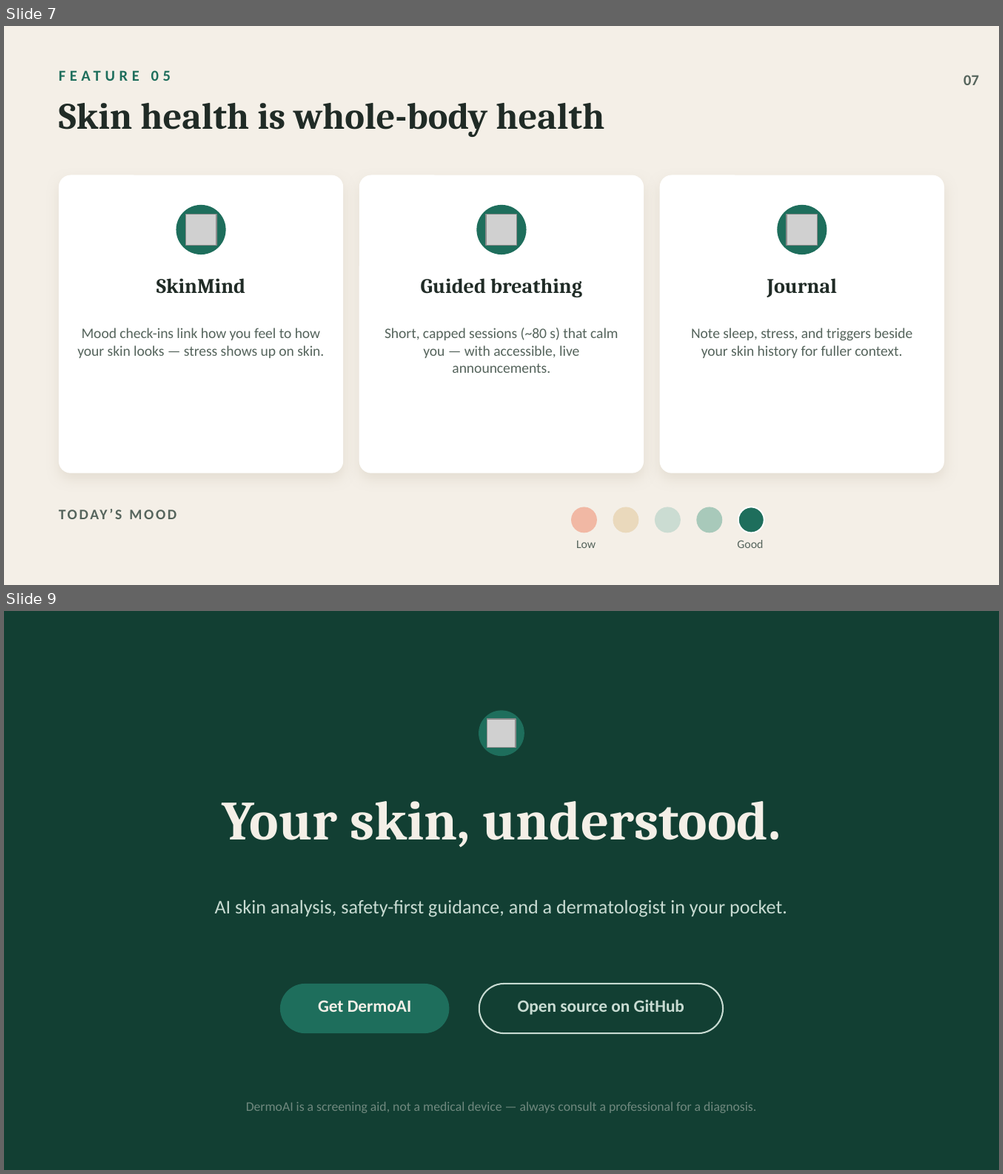
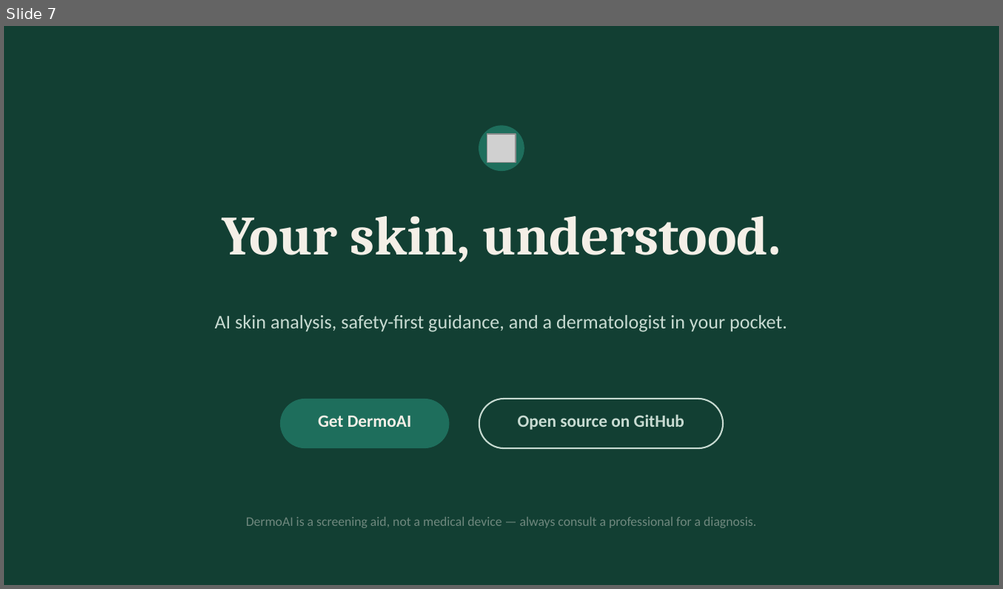
Before and after one commit to IshanAsati/dermoai-android, a slide deck: DermoAI_Pitch_Deck.pptx. Shown one above the other, each under a label of ours: slides 7 and 9 before the commit, slide 7 after it; the slides between them are not shown. The pictures are 1003x1174 and 1003x589 pixels, drawn with LibreOffice and Linux fonts; fonts in the diff are those of the drawing; grey boxes stand for pictures. Boxes give left, top, right and bottom in pixels: in the first picture for what was removed or moved away, otherwise in the second. Text is boxed around its words. In the diff, an @@ line names an element or a change of style, - is before the commit and + after.

```diff
--- a/DermoAI_Pitch_Deck.pptx
+++ b/DermoAI_Pitch_Deck.pptx
@@ slide 7 removed at (4, 26, 999, 585), background #FFFFFF @@
@@ rectangle removed at (4, 26, 999, 585) @@
@@ text removed at (59, 66, 944, 96) @@
-FEATURE 05
@@ text removed at (963, 75, 979, 85) @@
-07
@@ text removed at (59, 103, 604, 137) @@
-Skin health is whole-body health
@@ rounded rectangle removed at (59, 175, 343, 474) @@
@@ rounded rectangle removed at (359, 175, 643, 474) @@
@@ rounded rectangle removed at (660, 175, 944, 474) @@
@@ ellipse removed at (176, 205, 226, 255) @@
@@ picture removed at (185, 215, 216, 246) @@
@@ ellipse removed at (476, 205, 526, 255) @@
@@ picture removed at (485, 215, 516, 246) @@
@@ ellipse removed at (777, 205, 826, 255) @@
@@ picture removed at (787, 215, 817, 246) @@
@@ text removed at (156, 278, 245, 293) @@
-SkinMind
@@ text removed at (421, 278, 582, 298) @@
-Guided breathing
@@ text removed at (767, 278, 836, 298) @@
-Journal
@@ text removed at (77, 328, 324, 358) @@
-Mood check-ins link how you feel to how your skin looks — stress shows up on skin.
@@ text removed at (384, 328, 617, 373) @@
-Short, capped sessions (~80 s) that calm you — with accessible, live announcements.
@@ text removed at (691, 328, 912, 358) @@
-Note sleep, stress, and triggers beside your skin history for fuller context.
@@ text removed at (115, 510, 122, 520) @@
-TODAY’S MOOD
@@ ellipse removed at (571, 507, 597, 533) @@
@@ ellipse removed at (613, 507, 638, 533) @@
@@ ellipse removed at (654, 507, 680, 533) @@
@@ ellipse removed at (696, 507, 722, 533) @@
@@ ellipse removed at (738, 507, 764, 533) @@
@@ text removed at (576, 541, 595, 548) @@
-Low
@@ text removed at (737, 540, 762, 548) @@
-Good
@@ what was slide 9 is now slide 7 @@
```
Also in this commit, not shown: 6 slides changed, 1 other slide removed, 2 other files.
